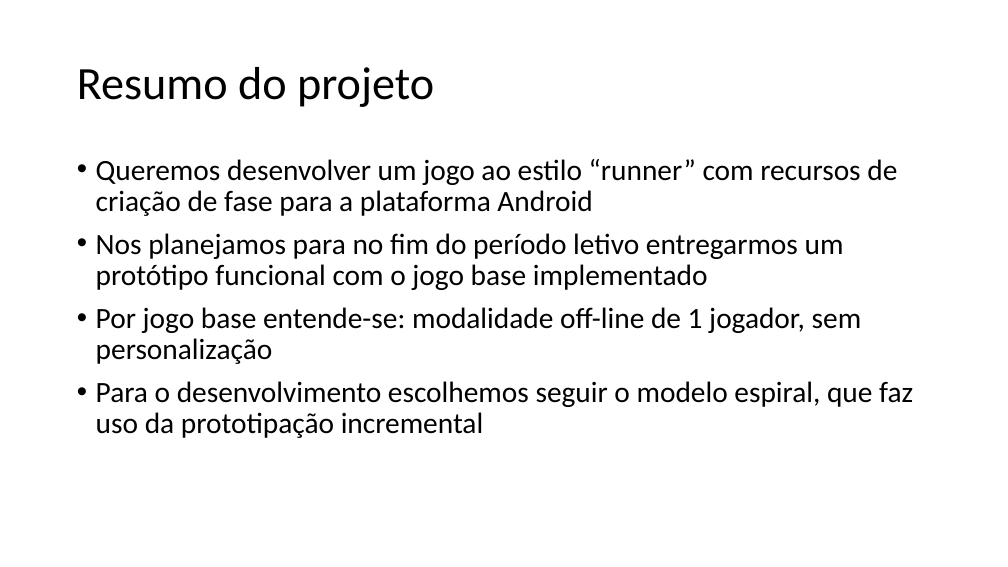
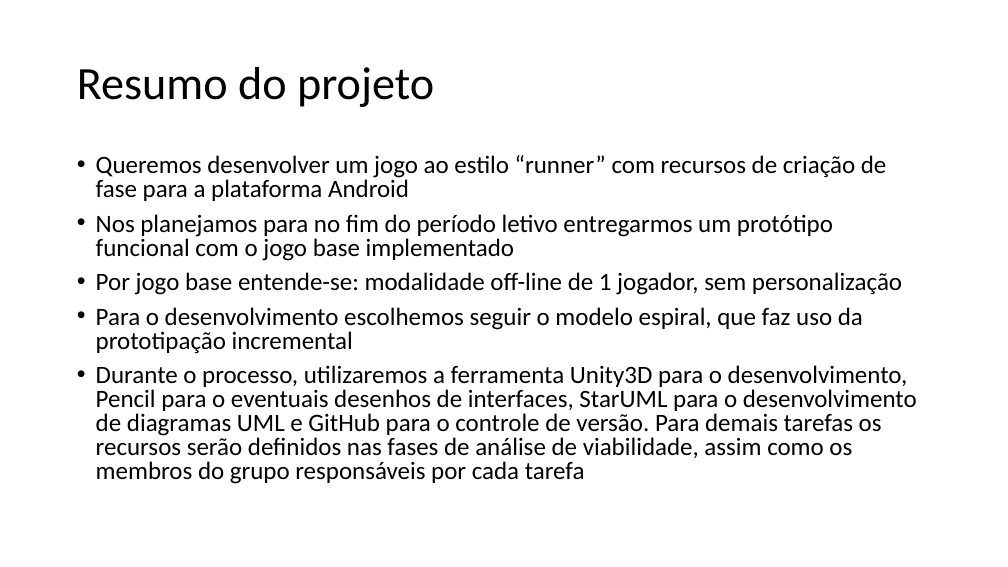
Before and after one commit to pedrolugao/EngSoft-2017.1-UFJF, a slide deck: slide 2 of Cronograma/Apresentacao.pptx. Drawn at 1008x567 pixels with LibreOffice and Linux fonts; fonts in the diff are those of the drawing. Boxes give left, top, right and bottom in pixels: in the first picture for what was removed or moved away, otherwise in the second. Text is boxed around its words. In the diff, an @@ line names an element or a change of style, - is before the commit and + after.

```diff
--- a/Cronograma/Apresentacao.pptx
+++ b/Cronograma/Apresentacao.pptx
@@ text at [96,155,902,354]: size 28 to 23.8 pt in "Queremos desenvolver um jogo ao estilo “runner” ...", "Nos planejamos para no fim do período ...", "Por jogo base entende-se: modalidade off-line de ...", "Para o desenvolvimento escolhemos seguir o modelo ..."; line spacing 0.9 to 0.8 @@
@@ text at [96,365,917,484]: paragraph added @@
+• Durante o processo, utilizaremos a ferramenta Unity3D para o desenvolvimento, Pencil para o eventuais desenhos de interfaces, StarUML para o desenvolvimento de diagramas UML e GitHub para o controle de versão. Para demais tarefas os recursos serão definidos nas fases de análise de viabilidade, assim como os membros do grupo responsáveis por cada tarefa
```
Also in this commit, not shown: 1 other slide changed, 1 other file.
